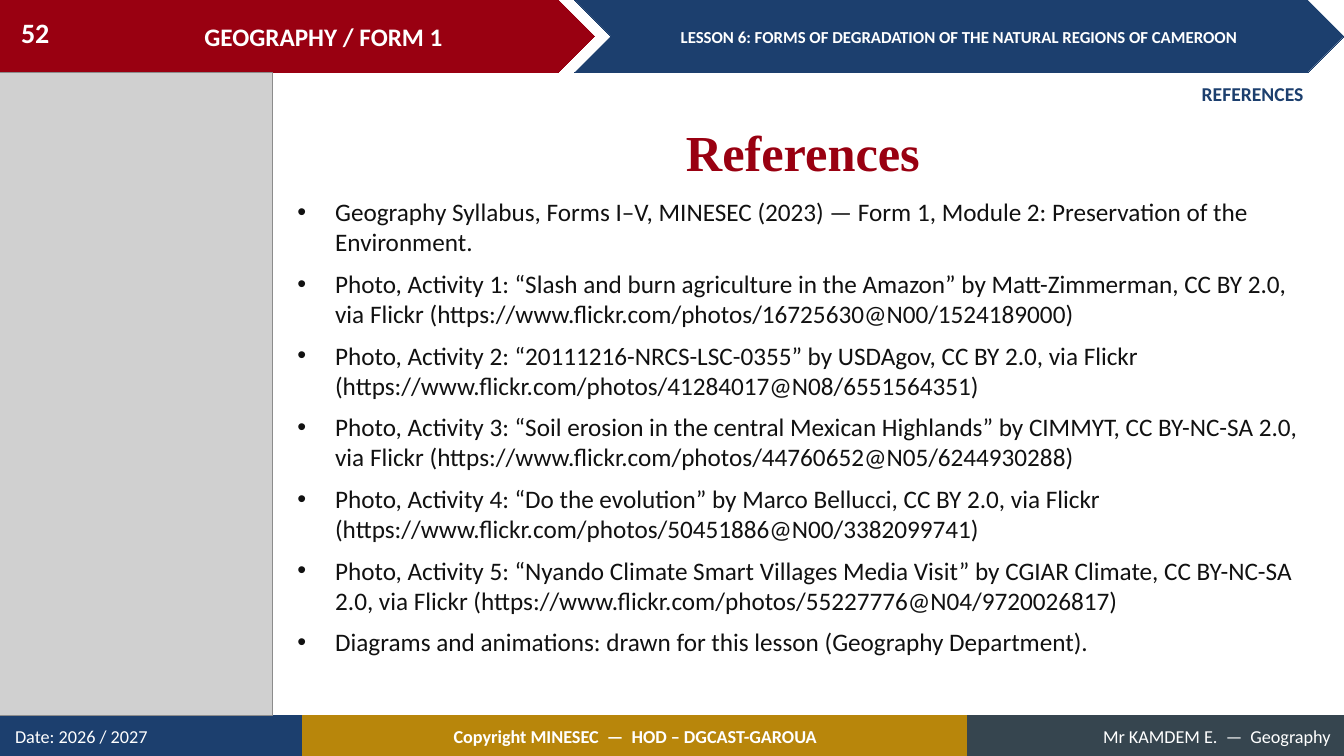
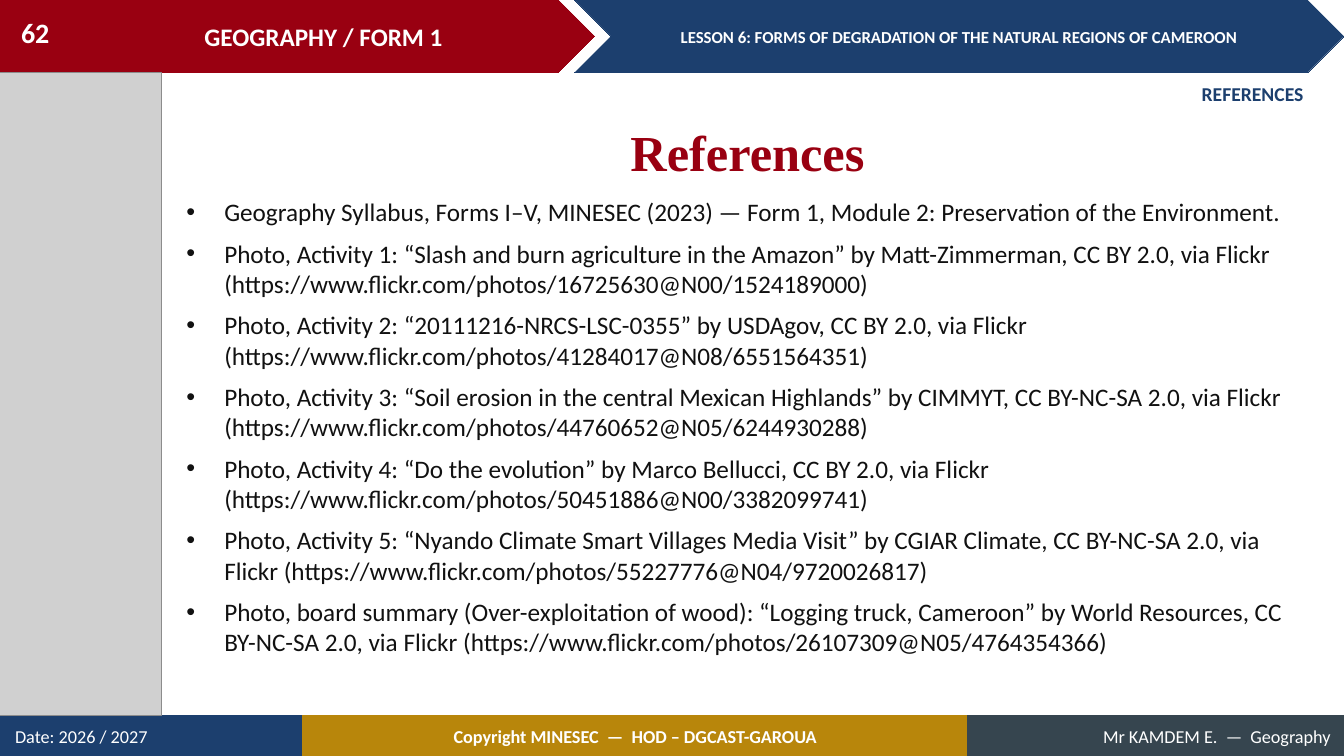
Before and after one commit to Berthautk/linea-github, a slide deck: slide 62 of lecons/F1/10_F1_M2_L06_Forms_of_Degradation_of_the_Natural_Regions_of_Cameroon.pptx (slide 52 before the commit). Drawn at 1344x756 pixels with LibreOffice and Linux fonts; fonts in the diff are those of the drawing; grey boxes stand for pictures. Boxes give left, top, right and bottom in pixels: in the first picture for what was removed or moved away, otherwise in the second. Text is boxed around its words. In the diff, an @@ line names an element or a change of style, - is before the commit and + after.

```diff
--- a/lecons/F1/10_F1_M2_L06_Forms_of_Degradation_of_the_Natural_Regions_of_Cameroon.pptx
+++ b/lecons/F1/10_F1_M2_L06_Forms_of_Degradation_of_the_Natural_Regions_of_Cameroon.pptx
@@ page number at (x1=21, y1=24, x2=49, y2=44): text changed @@
-52
+62
@@ picture resized from (x1=0, y1=73, x2=272, y2=716) to (x1=0, y1=73, x2=161, y2=716) @@
@@ text "References" moved from (x1=686, y1=135, x2=920, y2=172) to (x1=630, y1=135, x2=864, y2=172) @@
@@ text "Geography Syllabus, Forms I–V, MINESEC ..." moved from (x1=335, y1=202, x2=1297, y2=656) to (x1=224, y1=202, x2=1282, y2=655) @@
@@ text at (x1=224, y1=602, x2=1282, y2=655): text changed @@
-• Diagrams and animations: drawn for this lesson (Geography Department).
+• Photo, board summary (Over-exploitation of wood): “Logging truck, Cameroon” by World Resources, CC BY-NC-SA 2.0, via Flickr (https://www.flickr.com/photos/26107309@N05/4764354366)
```
Also in this commit, not shown: 20 other slides changed, 13 slides added, 2 slides removed, 31 other files.
